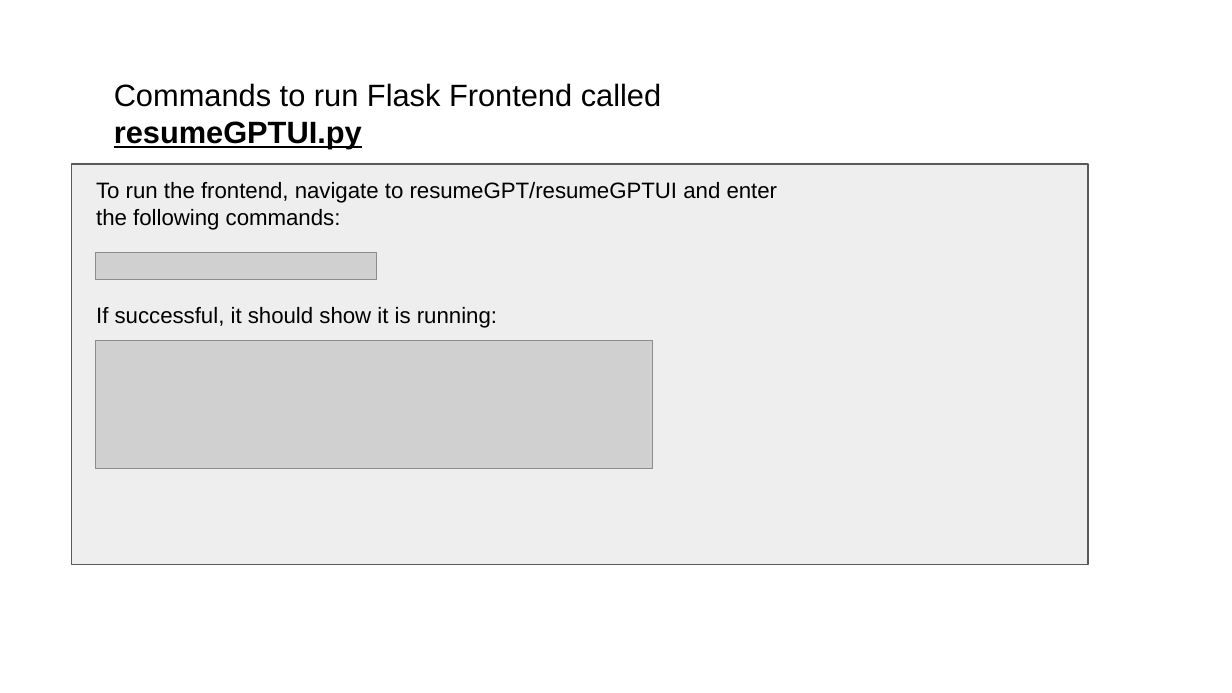
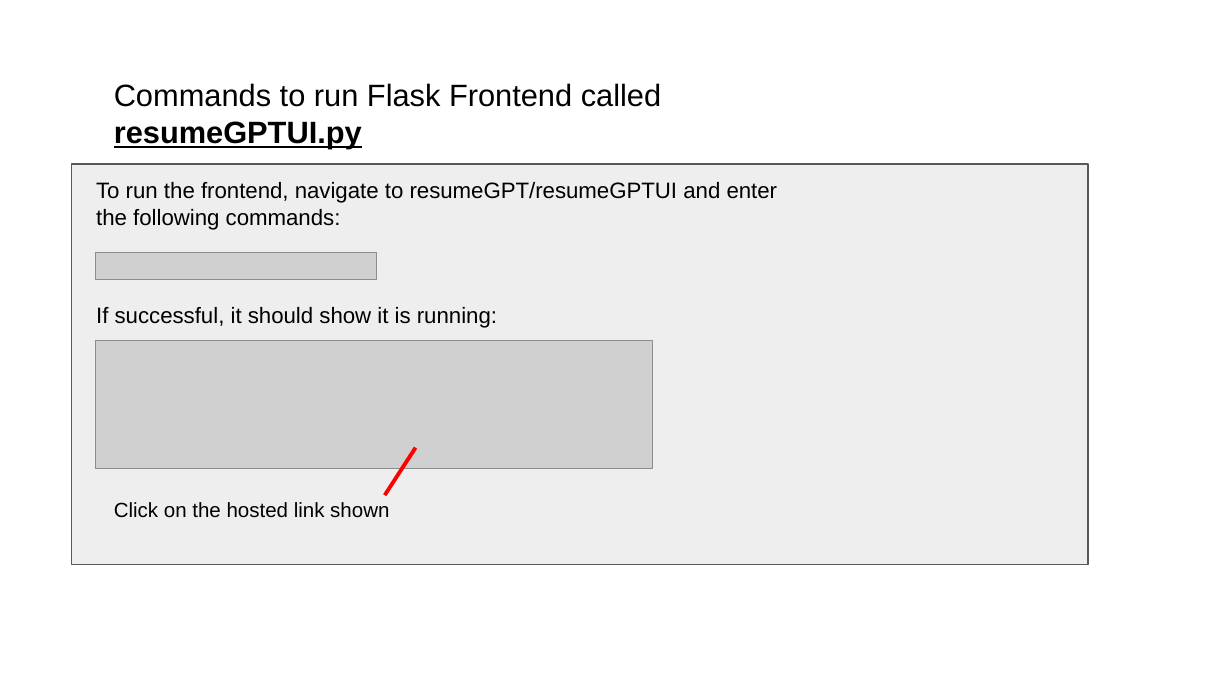
Before and after one commit to anabellechan/IntroGPT-Anabelle, a slide deck: slide 9 of Powerpoint Slides/Generative AI COE Technical Assessment Slides - ResumeGPT.pptx (slide 8 before the commit). Drawn at 1232x693 pixels with LibreOffice and Linux fonts; fonts in the diff are those of the drawing; grey boxes stand for pictures. Boxes give left, top, right and bottom in pixels: in the first picture for what was removed or moved away, otherwise in the second. Text is boxed around its words. In the diff, an @@ line names an element or a change of style, - is before the commit and + after.

```diff
--- a/Powerpoint Slides/Generative AI COE Technical Assessment Slides - ResumeGPT.pptx
+++ b/Powerpoint Slides/Generative AI COE Technical Assessment Slides - ResumeGPT.pptx
@@ line added from (415, 447) to (384, 495), #FF0000 2.25 pt @@
@@ text added at [114,502,389,518], 12 pt, text #000000 @@
+Click on the hosted link shown
```
Also in this commit, not shown: 1 other slide changed, 2 slides added, 1 other file.
